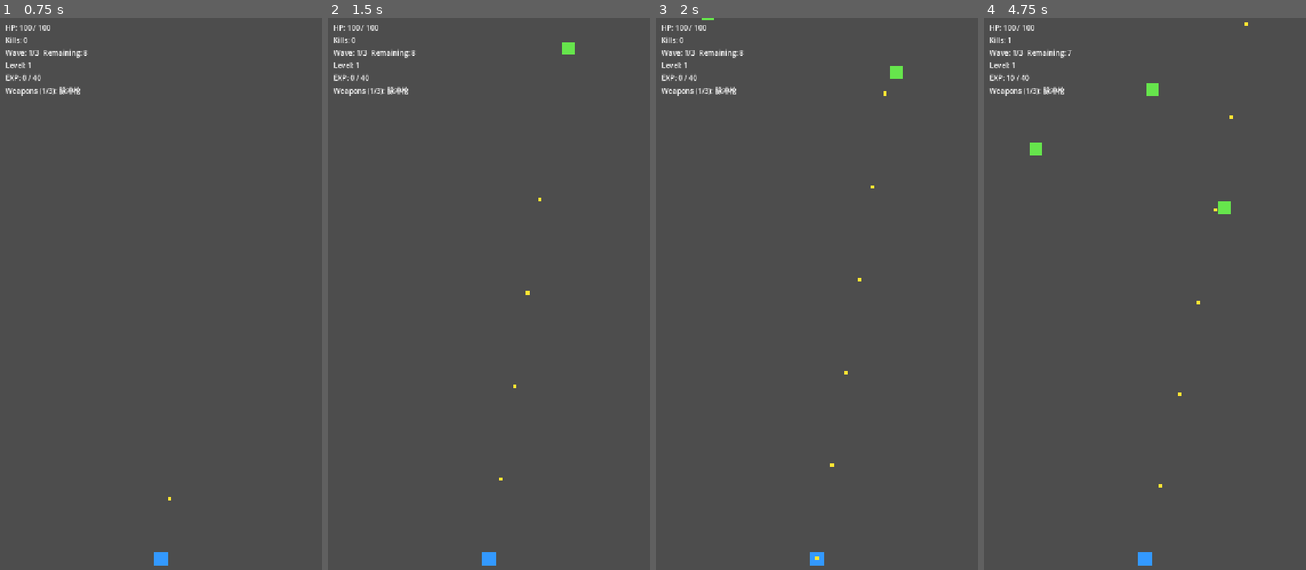
Above: before the commit, frames 1-4 (left to right).
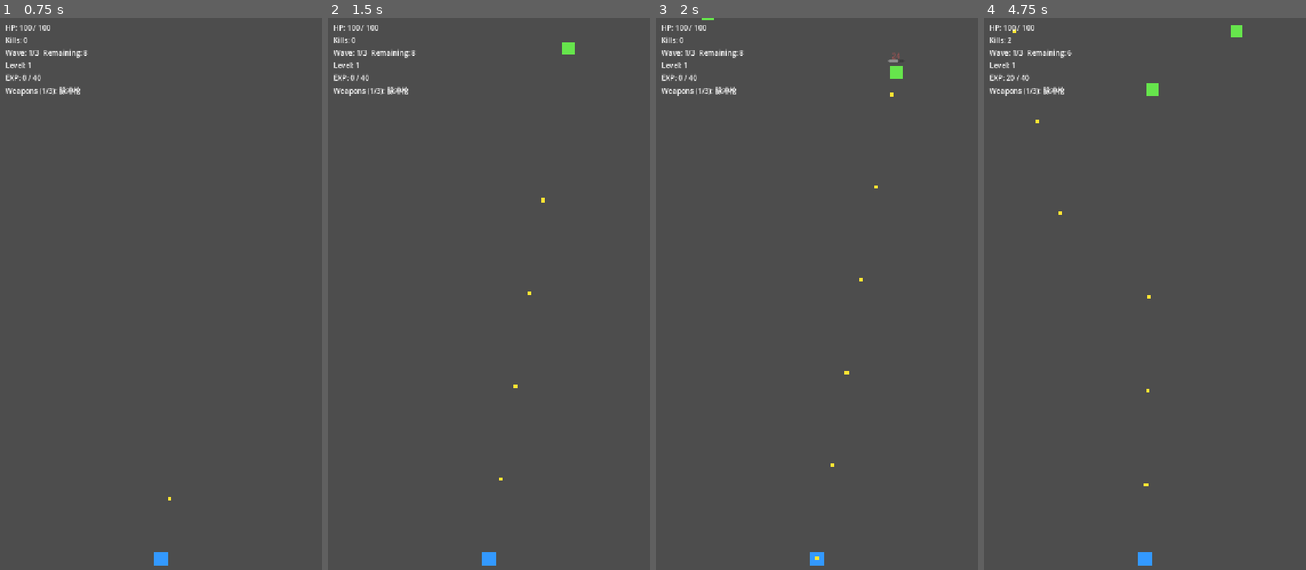
Above: after the commit, the same moments.

Repository: Jlu-waterbrother/fight_zombie
Game: Godot game, scene res://scenes/bootstrap.tscn
The game is run twice, just before and just after one commit, with the same random seed, the same clock (stepped at 60 frames per second) and the same inputs.
Inputs:
- Up to frame 1 (0.75 s): click "开始游戏" at 0.5 s
- Up to frame 2 (1.5 s): no input
- Up to frame 3 (2 s): no input
- Up to frame 4 (4.75 s): no input

Frame 1 is identical in both runs. In frame 2, less than 0.1% of the frame differs, in the area x 58-68%, y 32-68%; in frame 3, less than 0.1%; in frame 4, 0.4%, in the area x 6-82%, y 0-86%.

Commit message:
子弹射击优化，敌人血量系统

Diff:
--- a/game/enemies/scenes/enemy_base.tscn
+++ b/game/enemies/scenes/enemy_base.tscn
@@ -1,10 +1,27 @@
-[gd_scene load_steps=2 format=3]
+[gd_scene format=3 uid="uid://y8pevywye1tu"]
 
-[ext_resource type="Script" path="res://game/enemies/scripts/enemy_base.gd" id="1"]
+[ext_resource type="Script" uid="uid://dwlykl5y68vox" path="res://game/enemies/scripts/enemy_base.gd" id="1"]
+[ext_resource type="Script" uid="uid://ibxndapr141d" path="res://core/components/health_component.gd" id="2"]
 
-[node name="EnemyBase" type="CharacterBody2D"]
+[node name="EnemyBase" type="CharacterBody2D" unique_id=520375079]
 script = ExtResource("1")
 
-[node name="Visual" type="Polygon2D" parent="."]
+[node name="Visual" type="Polygon2D" parent="." unique_id=996497327]
 color = Color(0.4, 0.9, 0.3, 1)
 polygon = PackedVector2Array(-14, -14, 14, -14, 14, 14, -14, 14)
+
+[node name="HealthComponent" type="Node" parent="." unique_id=1416305373]
+script = ExtResource("2")
+max_health = 60.0
+
+[node name="HealthBar" type="ProgressBar" parent="." unique_id=1255542442]
+visible = false
+offset_left = -18.0
+offset_top = -30.0
+offset_right = 18.0
+offset_bottom = -22.0
+max_value = 60.0
+value = 60.0
+show_percentage = false
+
+[node name="DamageLayer" type="Node2D" parent="." unique_id=1458085350]
--- a/game/enemies/scripts/enemy_base.gd
+++ b/game/enemies/scripts/enemy_base.gd
@@ -2,34 +2,104 @@
 class_name EnemyBase
 
 signal attack_tick(damage: float)
+signal defeated(enemy: EnemyBase)
 
 @export var move_speed := 110.0
 @export var attack_interval := 0.9
 @export var attack_damage := 8.0
 
+@onready var health_component: HealthComponent = $HealthComponent
+@onready var health_bar: ProgressBar = $HealthBar
+@onready var damage_layer: Node2D = $DamageLayer
+
 var attack_line_y := INF
-var target: Node2D
 var _is_attacking := false
 var _attack_cooldown := 0.0
+var _is_dead := false
+
+func _ready() -> void:
+	health_component.died.connect(_on_health_died)
+	_refresh_health_bar()
+
+func configure_for_run(next_attack_line_y: float, next_attack_damage: float, next_max_health: float) -> void:
+	attack_line_y = next_attack_line_y
+	attack_damage = next_attack_damage
+	health_component.max_health = maxf(1.0, next_max_health)
+	health_component.current_health = health_component.max_health
+	_is_dead = false
+	_is_attacking = false
+	_attack_cooldown = 0.0
+	_refresh_health_bar()
 
 func _physics_process(delta: float) -> void:
-    if _is_attacking:
-        velocity = Vector2.ZERO
-        move_and_slide()
-        _tick_attack(delta)
-        return
+	if _is_dead:
+		velocity = Vector2.ZERO
+		return
 
-    velocity = Vector2.DOWN * move_speed
-    move_and_slide()
+	if GameState.is_paused:
+		velocity = Vector2.ZERO
+		return
 
-    if global_position.y >= attack_line_y:
-        _is_attacking = true
-        velocity = Vector2.ZERO
-        _attack_cooldown = 0.0
+	if _is_attacking:
+		velocity = Vector2.ZERO
+		move_and_slide()
+		_tick_attack(delta)
+		return
+
+	velocity = Vector2.DOWN * move_speed
+	move_and_slide()
+
+	if global_position.y >= attack_line_y:
+		_is_attacking = true
+		velocity = Vector2.ZERO
+		_attack_cooldown = 0.0
+
+func apply_weapon_hit(damage: float, source_kind: StringName = &"projectile", source_weapon_id: StringName = &"") -> bool:
+	if _is_dead:
+		return true
+
+	var final_damage := maxf(0.0, damage)
+	if final_damage <= 0.0:
+		return false
+
+	if source_kind == &"projectile" and source_weapon_id != &"":
+		pass
+
+	health_component.apply_damage(final_damage)
+	_show_damage_popup(final_damage)
+	_refresh_health_bar()
+	return _is_dead
+
+func is_defeated() -> bool:
+	return _is_dead
 
 func _tick_attack(delta: float) -> void:
-    _attack_cooldown -= delta
-    if _attack_cooldown > 0.0:
-        return
-    _attack_cooldown = maxf(0.1, attack_interval)
-    attack_tick.emit(attack_damage)
+	_attack_cooldown -= delta
+	if _attack_cooldown > 0.0:
+		return
+	_attack_cooldown = maxf(0.1, attack_interval)
+	attack_tick.emit(attack_damage)
+
+func _on_health_died() -> void:
+	if _is_dead:
+		return
+	_is_dead = true
+	defeated.emit(self)
+
+func _refresh_health_bar() -> void:
+	health_bar.max_value = health_component.max_health
+	health_bar.value = health_component.current_health
+	health_bar.visible = health_component.current_health < health_component.max_health and not _is_dead
+
+func _show_damage_popup(damage: float) -> void:
+	var damage_label := Label.new()
+	damage_label.text = "%.0f" % damage
+	damage_label.position = Vector2(-10.0, -42.0)
+	damage_label.modulate = Color(1.0, 0.35, 0.35, 1.0)
+	damage_label.z_index = 10
+	damage_layer.add_child(damage_label)
+
+	var tween := create_tween()
+	tween.tween_property(damage_label, "position", damage_label.position + Vector2(0.0, -14.0), 0.35)
+	tween.parallel().tween_property(damage_label, "modulate:a", 0.0, 0.35)
+	tween.finished.connect(damage_label.queue_free)
--- a/game/weapons/data/arc_weapon.tres
+++ b/game/weapons/data/arc_weapon.tres
@@ -1,6 +1,6 @@
-[gd_resource type="Resource" script_class="WeaponEntry" load_steps=2 format=3]
+[gd_resource type="Resource" script_class="WeaponEntry" format=3 uid="uid://d3ainwpvt6cks"]
 
-[ext_resource type="Script" path="res://game/weapons/scripts/weapon_entry.gd" id="1"]
+[ext_resource type="Script" uid="uid://ctnq7m35hy3mx" path="res://game/weapons/scripts/weapon_entry.gd" id="1"]
 
 [resource]
 script = ExtResource("1")
@@ -11,3 +11,4 @@
 projectile_count = 3
 spread_degrees = 8.0
 hit_radius = 12.0
+damage = 10.0
--- a/game/weapons/data/pulse_weapon.tres
+++ b/game/weapons/data/pulse_weapon.tres
@@ -1,13 +1,7 @@
-[gd_resource type="Resource" script_class="WeaponEntry" load_steps=2 format=3]
+[gd_resource type="Resource" script_class="WeaponEntry" format=3 uid="uid://bn58cd3ps0s7k"]
 
-[ext_resource type="Script" path="res://game/weapons/scripts/weapon_entry.gd" id="1"]
+[ext_resource type="Script" uid="uid://ctnq7m35hy3mx" path="res://game/weapons/scripts/weapon_entry.gd" id="1"]
 
 [resource]
 script = ExtResource("1")
-weapon_id = "pulse"
-weapon_name = "脉冲枪"
-fire_interval = 0.22
-fire_interval_min = 0.06
-projectile_count = 1
-spread_degrees = 0.0
-hit_radius = 18.0
+damage = 24.0
--- a/game/weapons/data/scatter_weapon.tres
+++ b/game/weapons/data/scatter_weapon.tres
@@ -1,6 +1,6 @@
-[gd_resource type="Resource" script_class="WeaponEntry" load_steps=2 format=3]
+[gd_resource type="Resource" script_class="WeaponEntry" format=3 uid="uid://dwyn0ip04bjnf"]
 
-[ext_resource type="Script" path="res://game/weapons/scripts/weapon_entry.gd" id="1"]
+[ext_resource type="Script" uid="uid://ctnq7m35hy3mx" path="res://game/weapons/scripts/weapon_entry.gd" id="1"]
 
 [resource]
 script = ExtResource("1")
@@ -11,3 +11,4 @@
 projectile_count = 2
 spread_degrees = 12.0
 hit_radius = 14.0
+damage = 14.0
--- a/game/weapons/scripts/projectile_runtime.gd
+++ b/game/weapons/scripts/projectile_runtime.gd
@@ -3,6 +3,13 @@
 
 @export var speed := 900.0
 var direction := Vector2.RIGHT
+var target_enemy: Node2D
 
 func _physics_process(delta: float) -> void:
+    if GameState.is_paused:
+        return
+
+    if target_enemy != null and is_instance_valid(target_enemy):
+        direction = (target_enemy.global_position - global_position).normalized()
+
     global_position += direction * speed * delta
--- a/game/weapons/scripts/weapon_entry.gd
+++ b/game/weapons/scripts/weapon_entry.gd
@@ -8,3 +8,4 @@
 @export var projectile_count := 1
 @export var spread_degrees := 0.0
 @export var hit_radius := 18.0
+@export var damage := 20.0
--- a/scenes/bootstrap.tscn
+++ b/scenes/bootstrap.tscn
@@ -1,6 +1,6 @@
-[gd_scene load_steps=2 format=3]
+[gd_scene format=3 uid="uid://b2q3lfkinaw56"]
 
-[ext_resource type="Script" path="res://scenes/bootstrap.gd" id="1"]
+[ext_resource type="Script" uid="uid://cvw00yhh76rkq" path="res://scenes/bootstrap.gd" id="1"]
 
-[node name="Bootstrap" type="Node"]
+[node name="Bootstrap" type="Node" unique_id=1255526770]
 script = ExtResource("1")
--- a/scenes/run_game.gd
+++ b/scenes/run_game.gd
@@ -17,6 +17,8 @@
 @export var total_waves := 3
 @export var enemies_per_wave_base := 8
 @export var enemies_per_wave_growth := 4
+@export var enemy_base_max_health := 60.0
+@export var enemy_health_growth_per_wave := 0.15
 @export var inter_wave_delay := 1.8
 @export var max_equipped_weapons := 3
 @export var weapon_entries: Array[WeaponEntry] = []
@@ -206,6 +208,7 @@
 			"projectile_count": max(1, int(entry.projectile_count)),
 			"spread_degrees": float(entry.spread_degrees),
 			"hit_radius": float(entry.hit_radius),
+			"damage": float(entry.damage),
 		}
 		_weapon_pool[weapon.id] = weapon
 		_weapon_order.append(weapon.id)
@@ -221,13 +224,18 @@
 
 func _spawn_enemy() -> void:
 	var enemy := ENEMY_SCENE.instantiate() as EnemyBase
+	var wave_health_multiplier := 1.0 + float(max(_current_wave_index - 1, 0)) * enemy_health_growth_per_wave
+	var enemy_max_health := enemy_base_max_health * wave_health_multiplier
+
 	enemy.attack_line_y = player.global_position.y
 	enemy.attack_damage = enemy_contact_damage
 	enemy.attack_tick.connect(_on_enemy_attack_tick)
+	enemy.defeated.connect(_on_enemy_defeated)
 
 	var viewport_size := get_viewport_rect().size
 	enemy.global_position = Vector2(randf_range(40.0, viewport_size.x - 40.0), -32.0)
 	enemy_container.add_child(enemy)
+	enemy.configure_for_run(player.global_position.y, enemy_contact_damage, enemy_max_health)
 
 func _tick_weapon(delta: float, weapon_id: String) -> void:
 	if not _weapon_pool.has(weapon_id):
@@ -260,22 +268,26 @@
 	var projectile_count := int(weapon.projectile_count)
 	var spread_degrees := float(weapon.spread_degrees)
 	var hit_radius := float(weapon.hit_radius)
+	var damage := float(weapon.damage)
 
 	if projectile_count <= 1:
-		_spawn_projectile(base_direction, hit_radius)
+		_spawn_projectile(base_direction, hit_radius, damage, nearest_enemy, String(weapon.id))
 		return
 
 	var center_index := float(projectile_count - 1) * 0.5
 	for i in projectile_count:
 		var angle_deg := (float(i) - center_index) * spread_degrees
 		var direction := base_direction.rotated(deg_to_rad(angle_deg))
-		_spawn_projectile(direction, hit_radius)
-
-func _spawn_projectile(direction: Vector2, hit_radius: float) -> void:
+		_spawn_projectile(direction, hit_radius, damage, nearest_enemy, String(weapon.id))
+
+func _spawn_projectile(direction: Vector2, hit_radius: float, damage: float, target_enemy: EnemyBase, weapon_id: String) -> void:
 	var bullet := BULLET_SCENE.instantiate() as ProjectileRuntime
 	bullet.global_position = player.global_position
 	bullet.direction = direction.normalized()
+	bullet.target_enemy = target_enemy
 	bullet.set_meta("hit_radius", hit_radius)
+	bullet.set_meta("damage", damage)
+	bullet.set_meta("weapon_id", weapon_id)
 	bullet_container.add_child(bullet)
 
 func _update_projectile_state() -> void:
@@ -292,10 +304,19 @@
 		var hit_radius := float(bullet.get_meta("hit_radius", 18.0))
 		var hit_enemy := _find_hit_enemy(bullet.global_position, hit_radius)
 		if hit_enemy != null:
-			hit_enemy.queue_free()
+			var damage := float(bullet.get_meta("damage", 1.0))
+			var source_weapon_id := StringName(String(bullet.get_meta("weapon_id", "")))
+			hit_enemy.apply_weapon_hit(damage, &"projectile", source_weapon_id)
 			bullet.queue_free()
-			_kill_count += 1
-			_gain_experience(exp_per_kill)
+
+func _on_enemy_defeated(enemy: EnemyBase) -> void:
+	if enemy == null:
+		return
+	if not is_instance_valid(enemy):
+		return
+	_kill_count += 1
+	_gain_experience(exp_per_kill)
+	enemy.queue_free()
 
 func _find_hit_enemy(point: Vector2, hit_radius: float) -> EnemyBase:
 	for child in enemy_container.get_children():
@@ -334,6 +355,8 @@
 		child.queue_free()
 	fail_panel.visible = true
 	victory_panel.visible = false
+	_is_upgrade_open = false
+	GameState.is_paused = false
 	upgrade_panel.visible = false
 
 func _finish_victory() -> void:
@@ -349,6 +372,8 @@
 		child.queue_free()
 	victory_panel.visible = true
 	fail_panel.visible = false
+	_is_upgrade_open = false
+	GameState.is_paused = false
 	upgrade_panel.visible = false
 	var best_time_text := "%.1f" % GameState.best_time_seconds
 	if GameState.best_time_seconds >= 999998.0:
@@ -390,6 +415,7 @@
 	if _pending_level_ups <= 0:
 		return
 	_is_upgrade_open = true
+	GameState.is_paused = true
 	upgrade_panel.visible = true
 	_refresh_upgrade_options()
 
@@ -466,9 +492,11 @@
 func _close_upgrade_panel() -> void:
 	_pending_level_ups = max(0, _pending_level_ups - 1)
 	if _pending_level_ups > 0:
+		GameState.is_paused = true
 		upgrade_panel.visible = true
 		return
 	_is_upgrade_open = false
+	GameState.is_paused = false
 	upgrade_panel.visible = false
 
 func _on_pick_option_a_upgrade() -> void:
